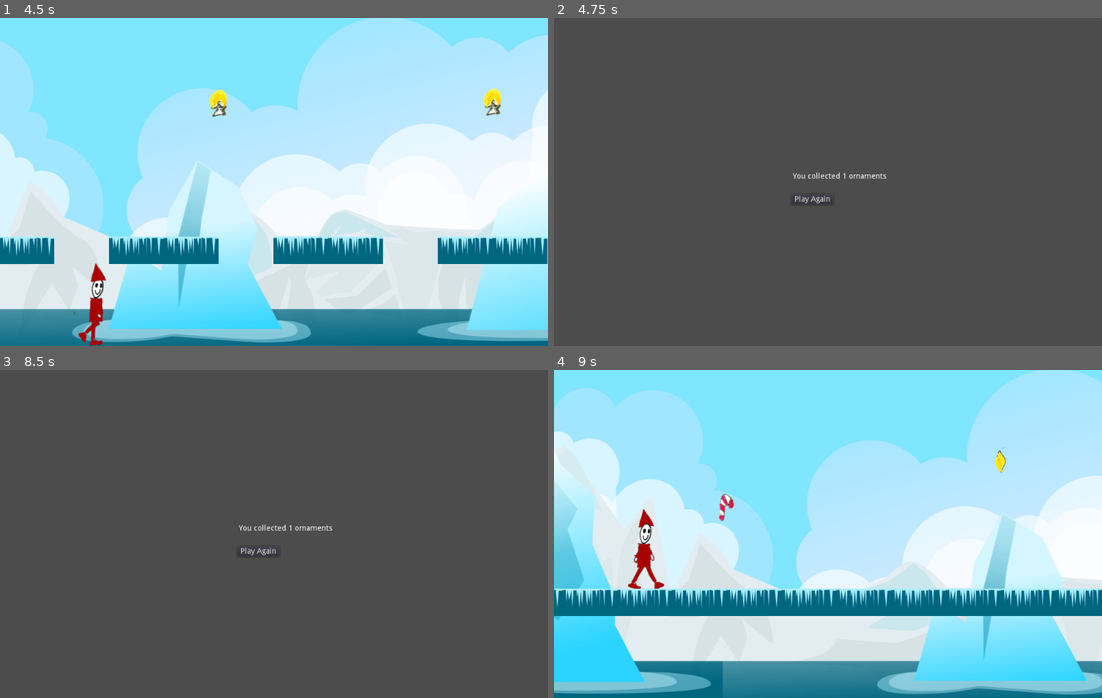
Above: before the commit, frames 1-4 (two rows, left to right).
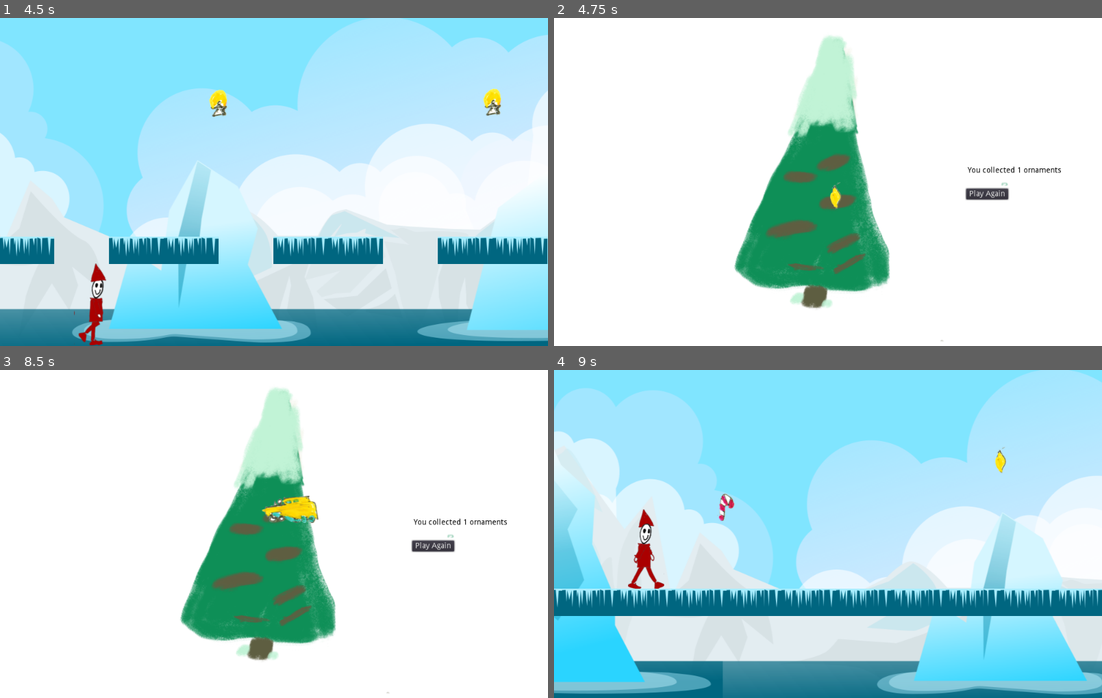
Above: after the commit, the same moments.

Repository: the-g-force/FamJam-December2020
Game: Godot game, scene res://src/SplashScreen.tscn
The game is run twice, just before and just after one commit, with the same random seed, the same clock (stepped at 60 frames per second) and the same inputs.
Inputs (mouse positions are in pixels of both pictures, inside the frame that each line leads up to):
- Up to frame 1 (4.5 s): tap Enter at 0.5 s; move the mouse to (394, 165) at 0.52 s; click (394, 165) at 0.67 s; tap Space (jump) at 0.77, 2.27, 3.77 s; click "PLAY" at 1.25 s; move the mouse to (164, 198) at 2.02 s; click (164, 198) at 2.17 s; move the mouse to (328, 109) at 2.77 s; click (328, 109) at 2.92 s; move the mouse to (246, 247) at 3.52 s; click (246, 247) at 3.67 s; move the mouse to (438, 231) at 4.27 s; click (438, 231) at 4.42 s
- Up to frame 2 (4.75 s): tap Space (jump) at 4.52 s
- Up to frame 3 (8.5 s): click "Play Again" at 5 s; move the mouse to (109, 484) at 5.77 s; click (109, 484) at 5.92 s; tap Space (jump) at 6.02, 7.52, 8.27 s; move the mouse to (301, 534) at 6.52 s; click (301, 534) at 6.67 s; move the mouse to (191, 452) at 7.27 s; click (191, 452) at 7.42 s; move the mouse to (394, 517) at 8.02 s; click (394, 517) at 8.17 s
- Up to frame 4 (9 s): click "Play Again" at 8.75 s

Frame 1 is identical in both runs. In frame 2, 99% of the frame differs, in the area x 0-100%, y 0-100%; in frame 3, 99%; in frame 4, nothing differs.

Commit message:
Populate the tree with collected ornaments

Diff:
--- a/project/src/EndScreen.gd
+++ b/project/src/EndScreen.gd
@@ -1,8 +1,29 @@
 extends Node2D
 
+onready var _ornaments := $Ornaments
+onready var _tree_polygon := $TreePolygon
 
 func _ready():
 	$Label.text = "You collected %d ornaments" % GameState.ornaments.size()
+	for ornament in GameState.ornaments:
+			_ornaments.add_child(ornament)
+			var position := _generate_tree_position()
+			ornament.position = position
+
+
+func _generate_tree_position()->Vector2:
+	# It is not clear that there's an easy way to do this, so we'll brute force it.
+	while true:
+		var point := Vector2(rand_range(0,1000), rand_range(0,600))
+		if _check(point):
+			return point
+	# This will never be reached but we need it for the compiler.
+	return Vector2.ZERO
+
+
+func _check(position)->bool:
+	return Geometry.is_point_in_polygon(position, _tree_polygon.polygon)
+
 
 # warning-ignore:return_value_discarded
 func _on_Button_pressed():
--- a/project/src/EndScreen.tscn
+++ b/project/src/EndScreen.tscn
@@ -1,27 +1,42 @@
-[gd_scene load_steps=2 format=2]
+[gd_scene load_steps=3 format=2]
 
 [ext_resource path="res://src/EndScreen.gd" type="Script" id=1]
+[ext_resource path="res://assets/tree.png" type="Texture" id=2]
 
 [node name="EndScreen" type="Node2D"]
 script = ExtResource( 1 )
 
+[node name="Background" type="Sprite" parent="."]
+texture = ExtResource( 2 )
+centered = false
+__meta__ = {
+"_edit_lock_": true
+}
+
 [node name="Label" type="Label" parent="."]
-margin_left = 435.578
-margin_top = 282.843
-margin_right = 491.578
-margin_bottom = 296.843
+margin_left = 754.605
+margin_top = 272.164
+margin_right = 810.605
+margin_bottom = 286.164
+custom_colors/font_color = Color( 0, 0, 0, 1 )
 text = "Whoops."
 __meta__ = {
 "_edit_use_anchors_": false
 }
 
 [node name="Button" type="Button" parent="."]
-margin_left = 432.749
-margin_top = 322.441
-margin_right = 509.749
-margin_bottom = 342.441
+margin_left = 751.776
+margin_top = 311.762
+margin_right = 828.776
+margin_bottom = 331.762
 text = "Play Again"
 __meta__ = {
 "_edit_use_anchors_": false
 }
+
+[node name="Ornaments" type="Node2D" parent="."]
+
+[node name="TreePolygon" type="Polygon2D" parent="."]
+visible = false
+polygon = PoolVector2Array( 528.293, 31.7837, 613.146, 482.918, 328.889, 473.018, 501.423, 31.7837 )
 [connection signal="pressed" from="Button" to="." method="_on_Button_pressed"]
--- a/project/src/Ornament.gd
+++ b/project/src/Ornament.gd
@@ -10,7 +10,3 @@
 	var anim_index := randi()%animations.size()
 	var anim:String = animations[anim_index]
 	sprite.play(anim)
-
-
-func _on_VisibilityNotifier2D_screen_exited():
-	queue_free()
--- a/project/src/Ornament.tscn
+++ b/project/src/Ornament.tscn
@@ -83,8 +83,3 @@
 [node name="Sprite" type="AnimatedSprite" parent="."]
 frames = SubResource( 2 )
 animation = "0"
-
-[node name="VisibilityNotifier2D" type="VisibilityNotifier2D" parent="."]
-position = Vector2( 1.66855, -0.333725 )
-scale = Vector2( 2.30147, 2.5017 )
-[connection signal="screen_exited" from="VisibilityNotifier2D" to="." method="_on_VisibilityNotifier2D_screen_exited"]
